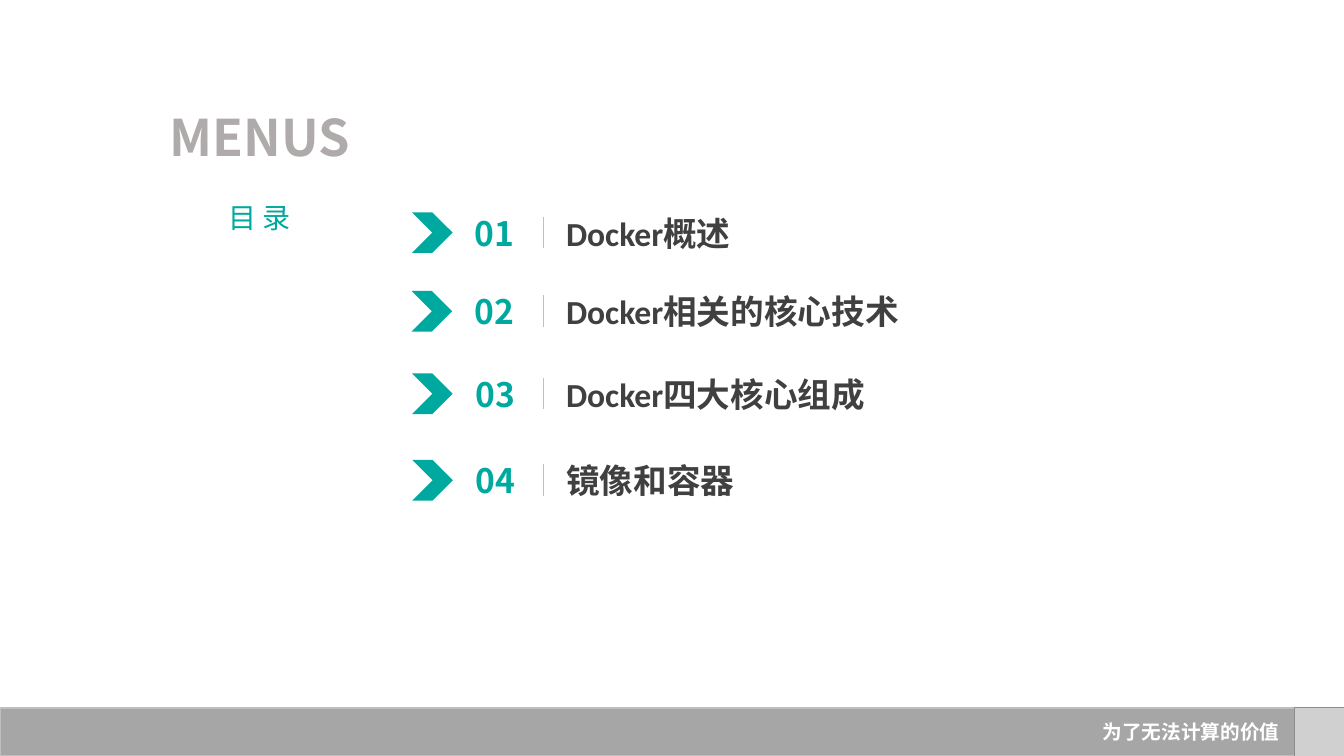
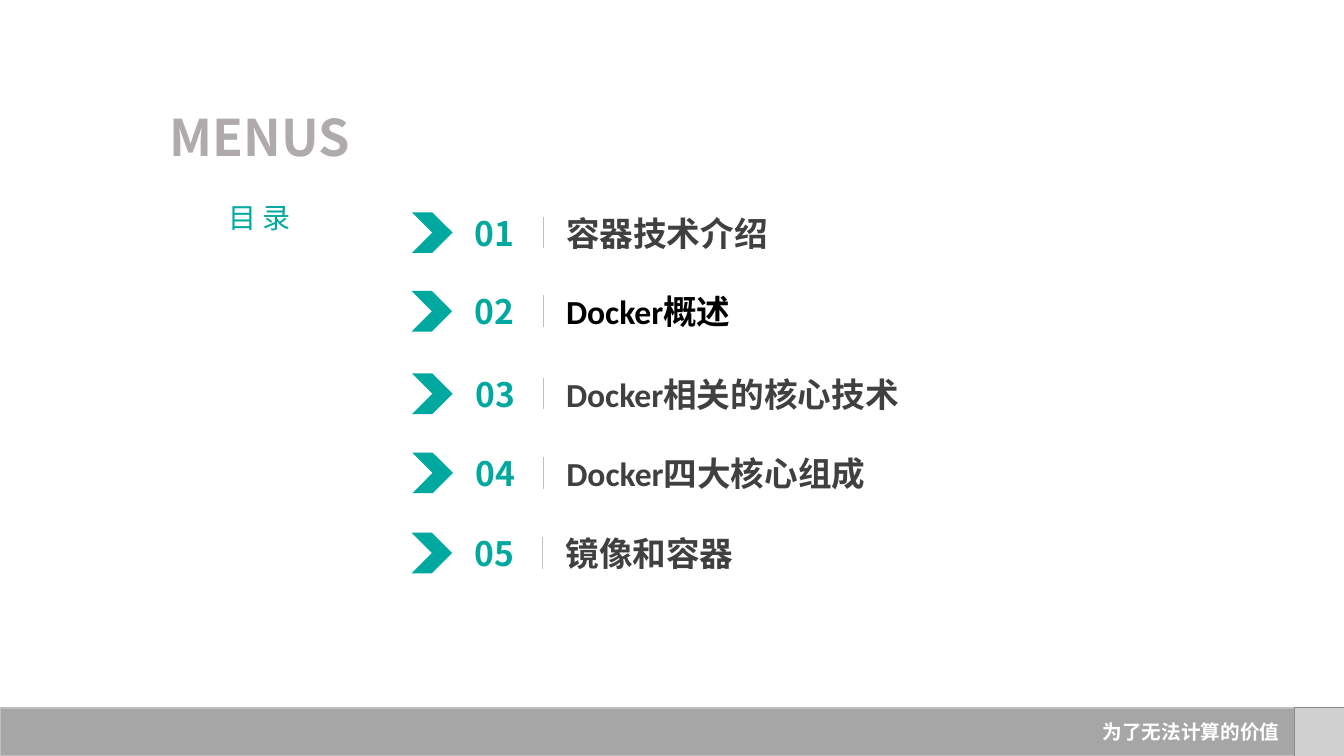
Before and after one commit to Rain-Ricky/TEST1, a slide deck: slide 2 of 1--Docker概述.pptx. Drawn at 1344x756 pixels with LibreOffice and Linux fonts; fonts in the diff are those of the drawing; grey boxes stand for pictures; background and template pictures are left out. Boxes give left, top, right and bottom in pixels: in the first picture for what was removed or moved away, otherwise in the second. Text is boxed around its words. In the diff, an @@ line names an element or a change of style, - is before the commit and + after.

```diff
--- a/1--Docker概述.pptx
+++ b/1--Docker概述.pptx
@@ text added at (x1=566, y1=217, x2=768, y2=249), 24 pt, text #404040, bold @@
+容器技术介绍
@@ text "Docker概述" moved from (x1=566, y1=218, x2=731, y2=249) to (x1=566, y1=297, x2=731, y2=327) @@
@@ text "Docker概述" at (x1=566, y1=297, x2=731, y2=327): text colour #404040 to #000000 @@
@@ text "Docker相关的核心技术" moved from (x1=566, y1=297, x2=899, y2=327) to (x1=566, y1=379, x2=899, y2=410) @@
@@ text "Docker四大核心组成" moved from (x1=566, y1=379, x2=865, y2=410) to (x1=566, y1=458, x2=865, y2=489) @@
@@ 1 text, 1 chevron, 1 line moved together from (x1=412, y1=460, x2=543, y2=500) to (x1=412, y1=453, x2=543, y2=493) @@
@@ chevron added at (x1=411, y1=533, x2=452, y2=574), fill #00A99F @@
@@ line added from (543, 537) to (543, 569), #C0C0C0 0.5 pt @@
@@ text "镜像和容器" moved from (x1=566, y1=464, x2=734, y2=496) to (x1=566, y1=537, x2=734, y2=569) @@
@@ text added at (x1=475, y1=540, x2=515, y2=567), 24 pt, text #00A99F, bold @@
+05
```
Also in this commit, not shown: 6 other slides changed, 12 slides added, 3 slides removed, 1 other file.
